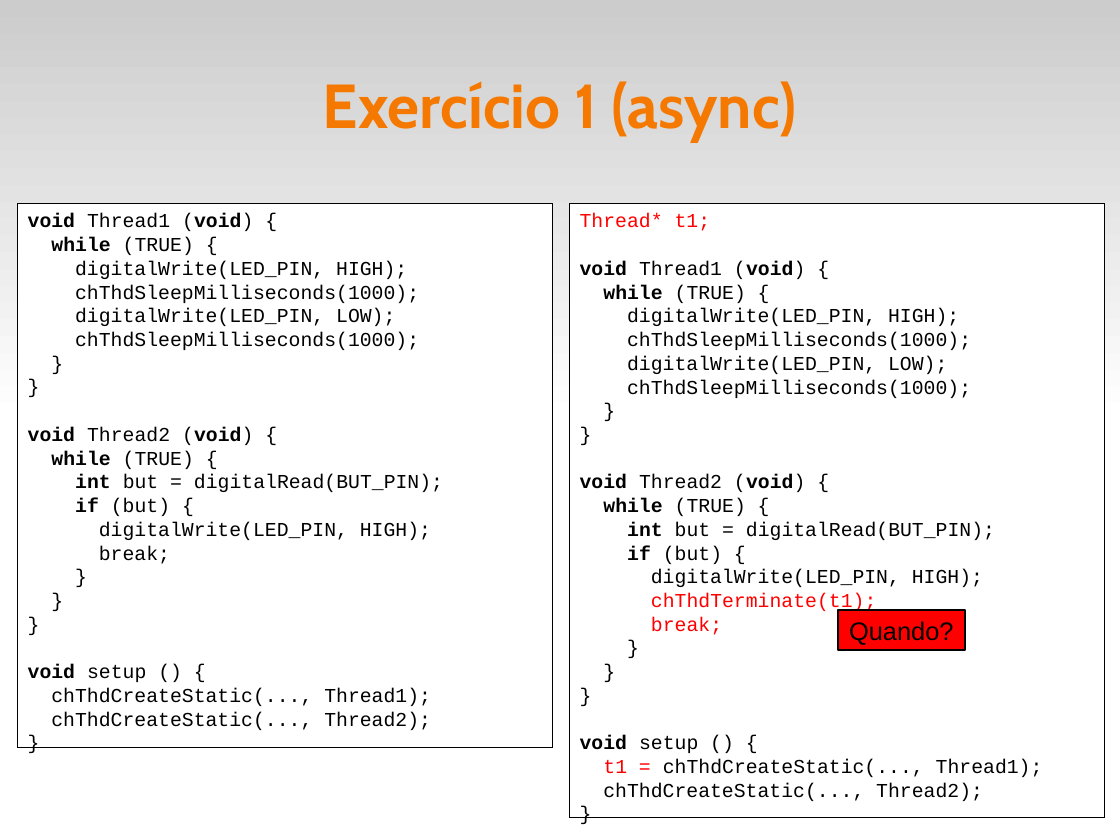
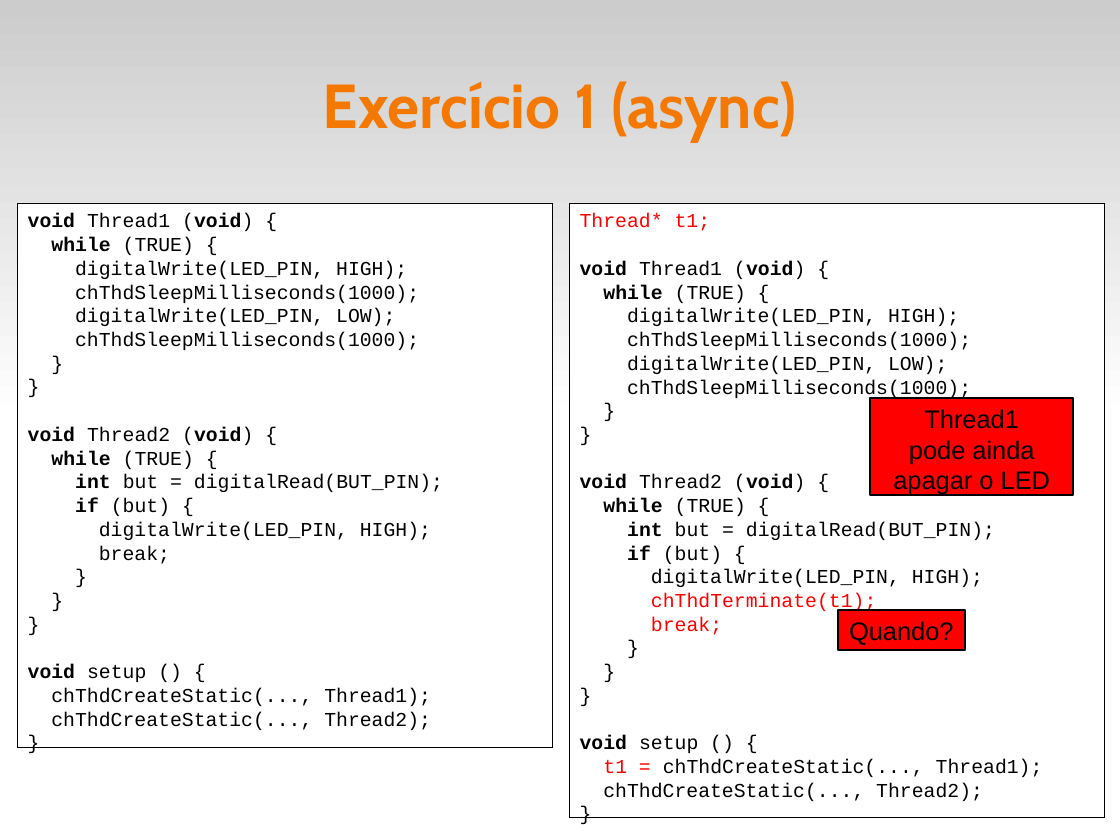
Before and after one commit to fsantanna-uerj/reativos, a slide deck: slide 15 of slides/03_modelos.odp. Drawn at 1120x840 pixels with LibreOffice and Linux fonts; fonts in the diff are those of the drawing. Boxes give left, top, right and bottom in pixels: in the first picture for what was removed or moved away, otherwise in the second. Text is boxed around its words. In the diff, an @@ line names an element or a change of style, - is before the commit and + after.

```diff
--- a/slides/03_modelos.odp
+++ b/slides/03_modelos.odp
@@ rectangle added at [871,397,1074,495], fill #FF0000, outline #000000 1.45 pt, 18 pt, text #000000 @@
+Thread1
+pode ainda
+apagar o LED
```
Also in this commit, not shown: 7 other slides changed, 1 slide removed, 5 other files.
